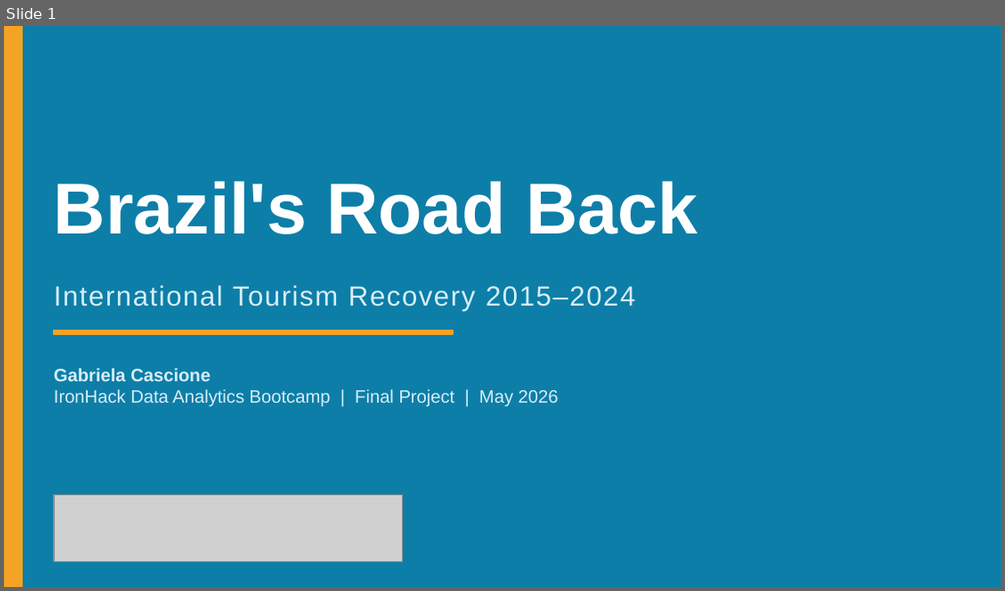
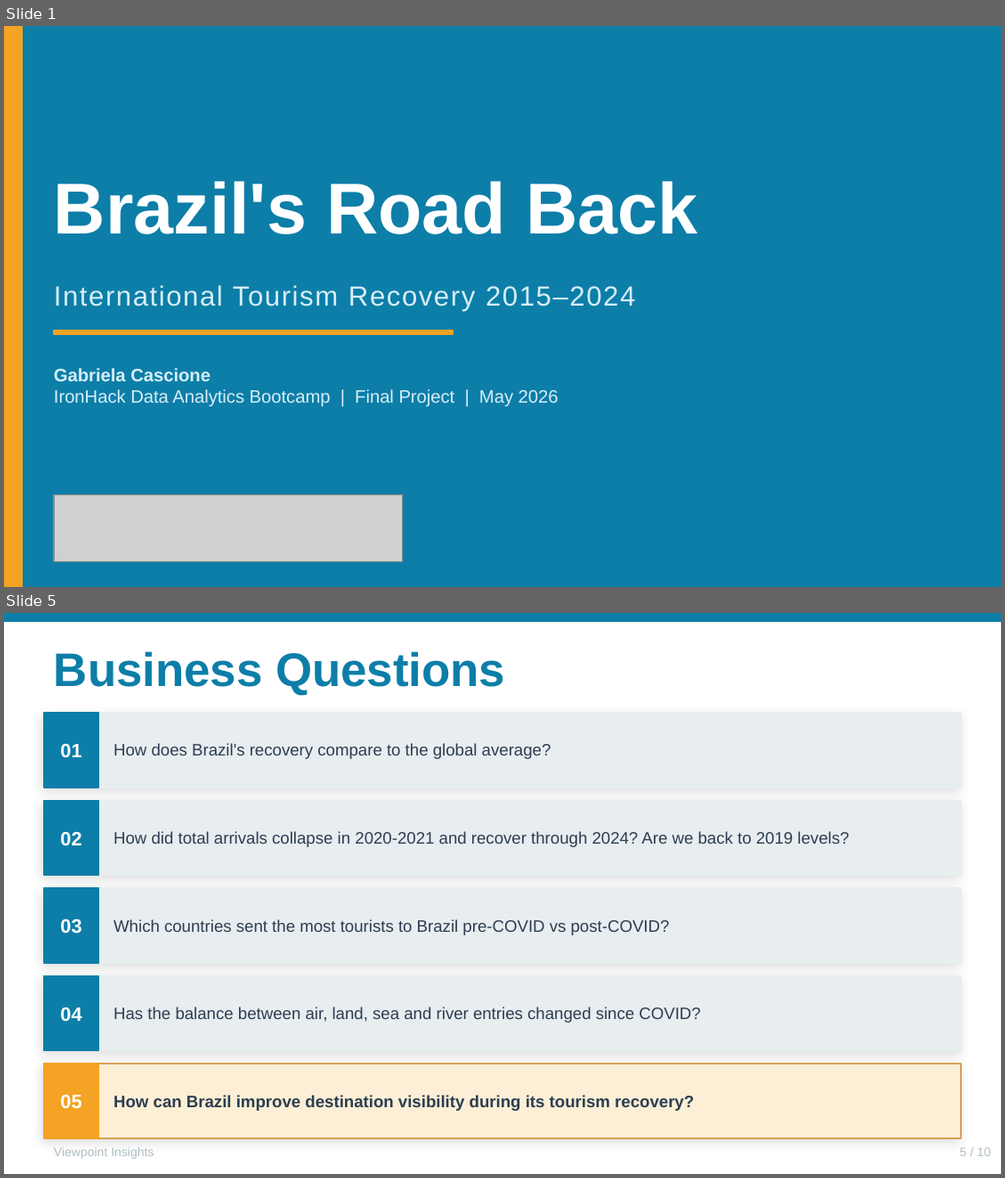
Before and after one commit to craftedbygaby/viewpoint_insights, a slide deck: brazils_road_back_presentation.pptx. Shown one above the other, each under a label of ours: slide 1 before the commit, slides 1 and 5 after it; the slides between them are not shown. The pictures are 1005x591 and 1005x1178 pixels, drawn with LibreOffice and Linux fonts; fonts in the diff are those of the drawing; grey boxes stand for pictures. Boxes give left, top, right and bottom in pixels: in the first picture for what was removed or moved away, otherwise in the second. Text is boxed around its words. In the diff, an @@ line names an element or a change of style, - is before the commit and + after.

```diff
--- a/brazils_road_back_presentation.pptx
+++ b/brazils_road_back_presentation.pptx
@@ slide 5 added at [4,613,1001,1174], background #FFFFFF @@
@@ rectangle added at [4,613,1001,621], fill #0D7EA8, outline #0D7EA8 1 pt @@
@@ text added at [54,651,505,696], 34 pt, text #0D7EA8, bold @@
+Business Questions
@@ rectangle added at [44,713,961,787], fill #E8EDF0, outline #E8EDF0 1 pt @@
@@ rectangle added at [44,713,98,787], fill #0D7EA8, outline #0D7EA8 1 pt @@
@@ text added at [60,743,81,758], 14 pt, text #FFFFFF, bold @@
+01
@@ text added at [113,743,551,759], 12 pt, text #2C3E50 @@
+How does Brazil's recovery compare to the global average?
@@ rectangle added at [44,801,961,876], fill #E8EDF0, outline #E8EDF0 1 pt @@
@@ rectangle added at [44,801,98,876], fill #0D7EA8, outline #0D7EA8 1 pt @@
@@ text added at [60,831,81,846], 14 pt, text #FFFFFF, bold @@
+02
@@ text added at [113,831,849,847], 12 pt, text #2C3E50 @@
+How did total arrivals collapse in 2020-2021 and recover through 2024? Are we back to 2019 levels?
@@ rectangle added at [44,888,961,963], fill #E8EDF0, outline #E8EDF0 1 pt @@
@@ rectangle added at [44,888,98,963], fill #0D7EA8, outline #0D7EA8 1 pt @@
@@ text added at [60,918,81,933], 14 pt, text #FFFFFF, bold @@
+03
@@ text added at [113,919,670,935], 12 pt, text #2C3E50 @@
+Which countries sent the most tourists to Brazil pre-COVID vs post-COVID?
@@ rectangle added at [44,976,961,1051], fill #E8EDF0, outline #E8EDF0 1 pt @@
@@ rectangle added at [44,976,98,1051], fill #0D7EA8, outline #0D7EA8 1 pt @@
@@ text added at [60,1006,81,1022], 14 pt, text #FFFFFF, bold @@
+04
@@ text added at [113,1006,700,1022], 12 pt, text #2C3E50 @@
+Has the balance between air, land, sea and river entries changed since COVID?
@@ rectangle added at [44,1063,961,1138], fill #FCEFD6, outline #D9A055 1 pt @@
@@ rectangle added at [44,1063,98,1138], fill #F4A324, outline #F4A324 1 pt @@
@@ text added at [60,1094,81,1109], 14 pt, text #FFFFFF, bold @@
+05
@@ text added at [113,1094,694,1111], 12 pt, text #2C3E50, bold @@
+How can Brazil improve destination visibility during its tourism recovery?
@@ text added at [54,1147,154,1159], 9 pt, text #B0BEC5 @@
+Viewpoint Insights
@@ text added at [960,1147,991,1156], 9 pt, text #B0BEC5 @@
+5 / 10
```
Also in this commit, not shown: 8 slides changed, 3 other files.
